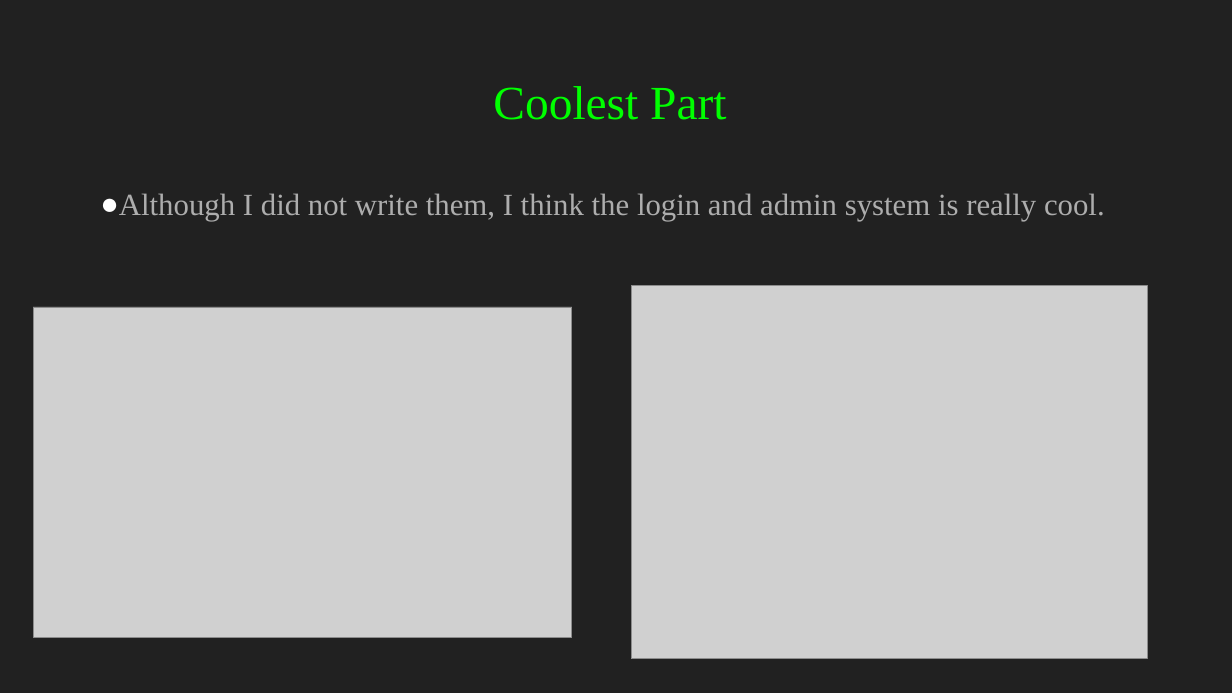
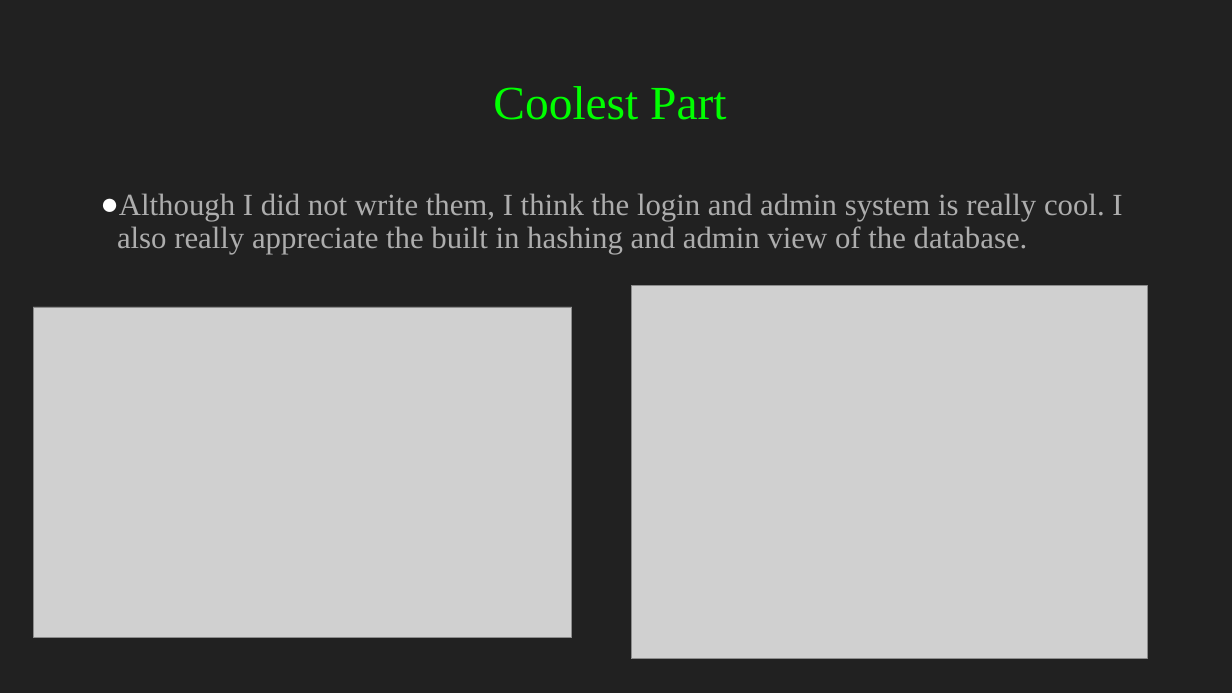
Before and after one commit to pab15/CS-232-Final, a slide deck: slide 2 of Presentation/CS232 Final.pptx. Drawn at 1232x693 pixels with LibreOffice and Linux fonts; fonts in the diff are those of the drawing; grey boxes stand for pictures. Boxes give left, top, right and bottom in pixels: in the first picture for what was removed or moved away, otherwise in the second. Text is boxed around its words. In the diff, an @@ line names an element or a change of style, - is before the commit and + after.

```diff
--- a/Presentation/CS232 Final.pptx
+++ b/Presentation/CS232 Final.pptx
@@ text at [117, 193, 1122, 255]: text changed @@
-● Although I did not write them, I think the login and admin system is really cool.
+● Although I did not write them, I think the login and admin system is really cool. I also really appreciate the built in hashing and admin view of the database.
```
Also in this commit, not shown: 1 other slide changed, 3 other files.
